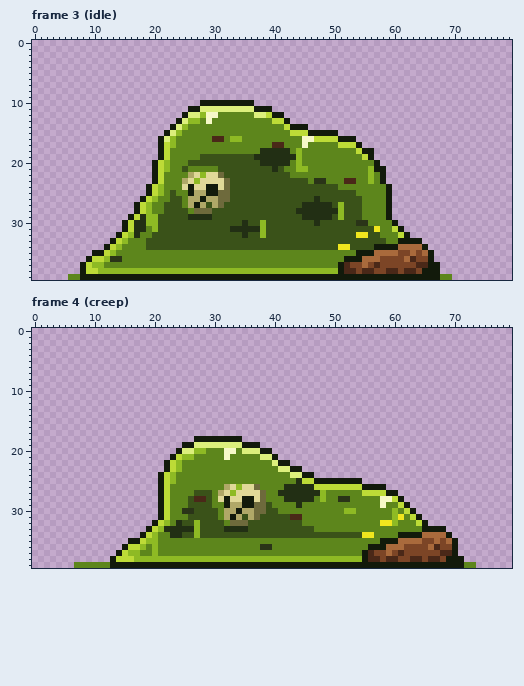
File history of a pixel-art file, assets/source/characters/slime/slime_01.ase. That is the earlier state.
80x40 pixels, 16 frames. Shown: frame 3 (idle), frame 4 (creep). The commit also changed other frames, which this record leaves out.
New version:
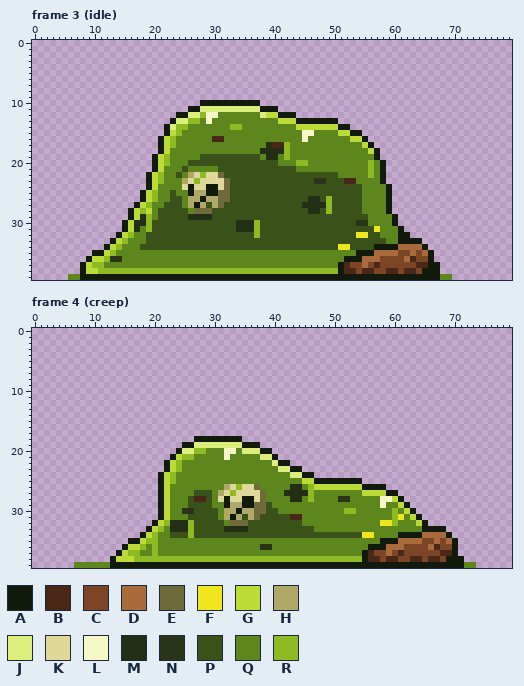
Palette (. is transparent): A #121a0b  B #4a2818  C #7c4526  D #a96a3c  E #6e6a3c  F #f0e61e  G #bddb37  H #b0a868  J #dcef7c  K #e0d898  L #f6f8c8  M #222f14  N #2a3418  P #3a5219  Q #5d861c  R #8eba24
Diff:
Changed rows in their new state; - is an unchanged pixel.
Frame 3 (idle):
first column x 16:
10 ---------------------A------------------------
11 ---------------------J--A---------------------
12 --------A------------Q--G-AA------------------
13 -------AJ---------------Q-GGAAAAAAA-----------
14 ------AJR--------RR-------QQGGGGGGGAA---------
15 -------G-------------------QQLLQQQQGGAA-------
16 ------G----------QQ-----------QQQQQQQGGA------
17 -----------------------M--R--Q-----QQQQGA-----
18 --------------------------R-Q---------QQGA----
19 ----AGR--------------PQ--QRQQ----------QQA----
20 ----------------------PPPQQ--R----------RQA---
21 ------Q-----------------P-PPQQ-----------Q----
22 ---AGR--P------------------PPPPPPPP-----------
23 ---AGR------------------------P--PPP----Q-----
24 -----Q-----------------------------PPPP-------
25 --AGRQ--------------------------------P-------
26 ------------------------------M--R------------
27 ---------------------------------R-P----------
28 AGRG-P----------------------PP--PRPP----------
29 ----Q------------------------PPPPP-P---P---QA-
30 ----P-------------M-MRP--------P--------------
31 --QRP------------P---RP---------------------Q-
32 -Q-P---------------P-RP----------------------A
34 --P-------------------------------------------
Frame 4 (creep):
first column x 22:
25 ----------------------Q----
26 --------------------Q--QR--
27 -------------------Q----RQQ
28 --------------------Q--QR-Q
29 ----------------------Q----
32 -M-MRP---------------------
33 Q---RP---------------------
34 -PP-RP---------------------
Where, in picture pixels (left, top, right, bottom), the same in both pictures:
changed: (230, 100, 404, 238)
changed: (128, 112, 182, 250)
changed: (278, 478, 326, 508)
changed: (164, 520, 200, 538)
